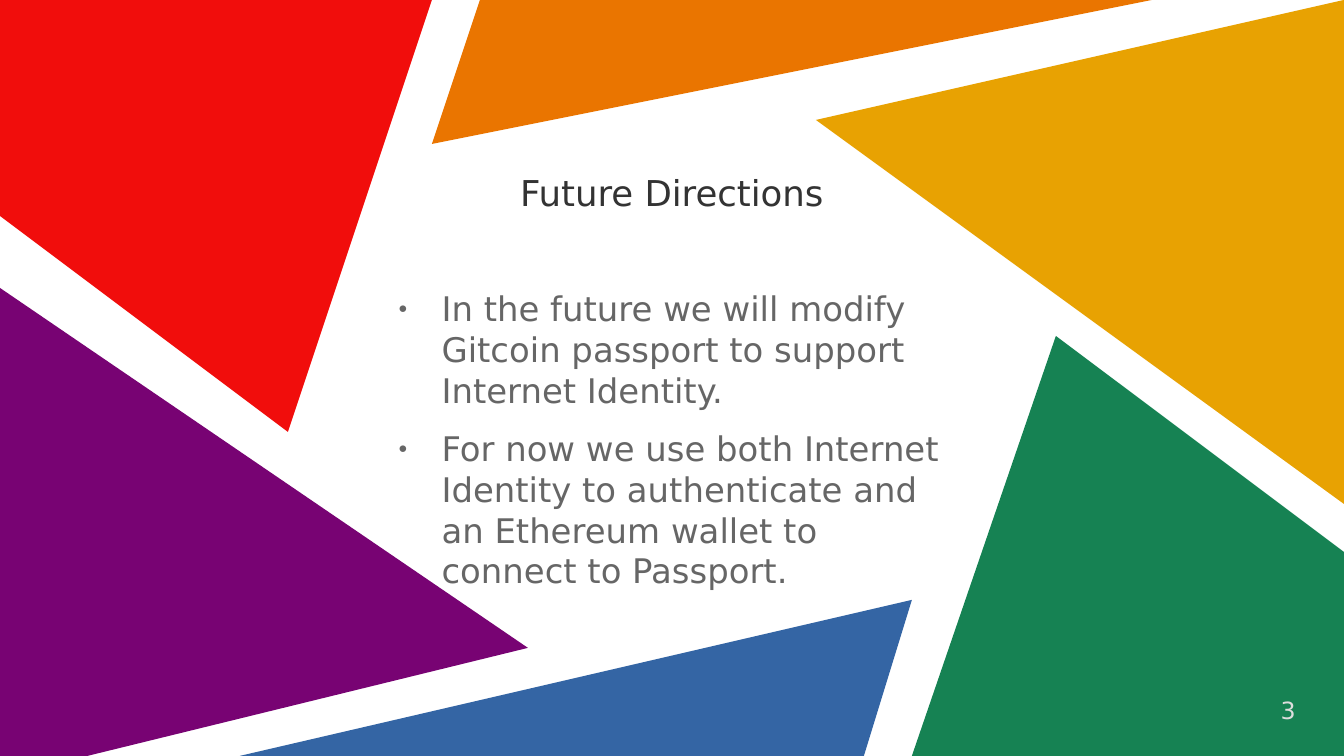
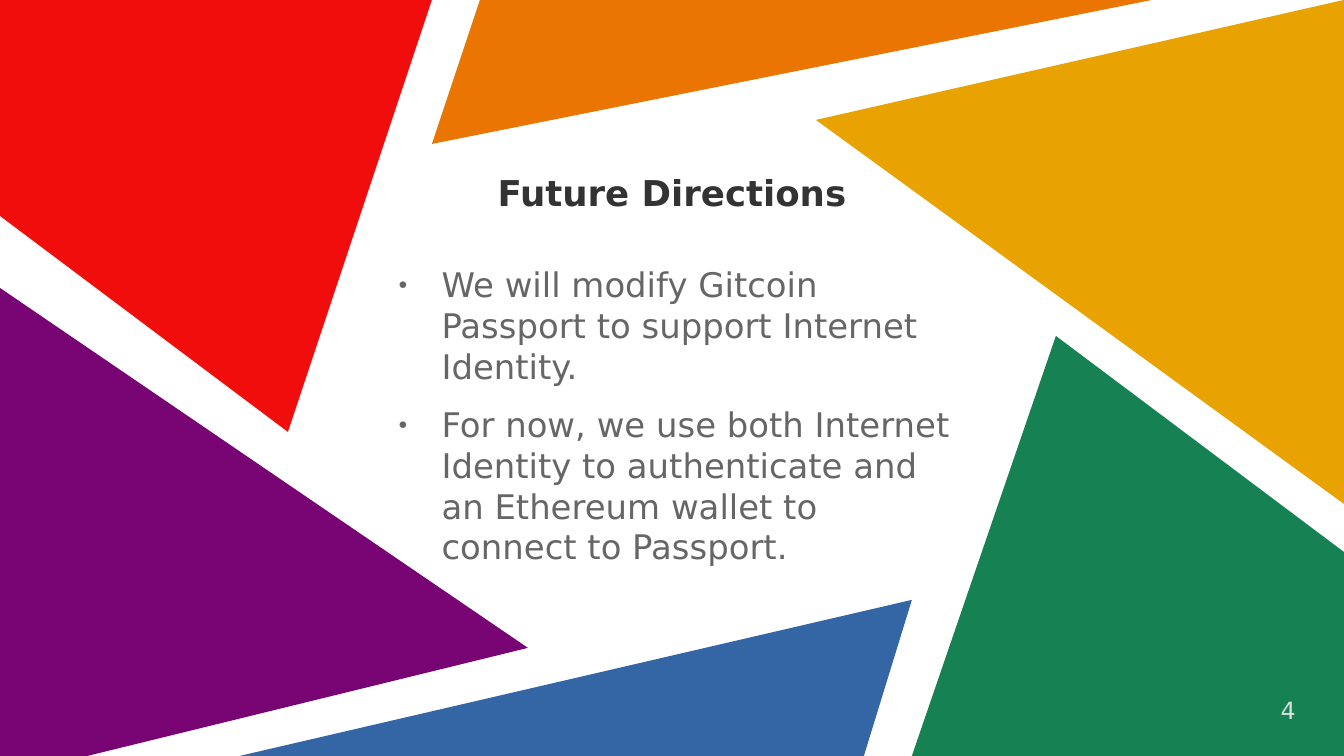
Before and after one commit to vporton/ic-eth-starter, a slide deck: slide 4 of docs/presentation.odp (slide 3 before the commit). Drawn at 1344x756 pixels with LibreOffice and Linux fonts; fonts in the diff are those of the drawing. Boxes give left, top, right and bottom in pixels: in the first picture for what was removed or moved away, otherwise in the second. Text is boxed around its words. In the diff, an @@ line names an element or a change of style, - is before the commit and + after.

Commit message:
presentation

```diff
--- a/docs/presentation.odp
+++ b/docs/presentation.odp
@@ title "Future Directions" at (498,179,846,207): bold on @@
@@ text at (442,271,950,566): text changed @@
-● In the future we will modify Gitcoin passport to support Internet Identity.
-● For now we use both Internet Identity to authenticate and an Ethereum wallet to connect to Passport.
+● We will modify Gitcoin Passport to support Internet Identity.
+● For now, we use both Internet Identity to authenticate and an Ethereum wallet to connect to Passport.
@@ page number at (1281,701,1296,719): text changed @@
-3
+4
```
Also in this commit, not shown: 1 other slide changed, 9 slides added, 1 slide removed.
